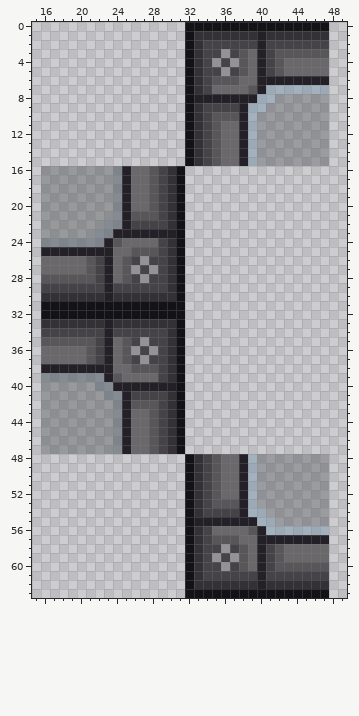
Edited in one commit: pixel-art sprite (Resources/Textures/Structures/Windows/plastitanium_window.rsi/ptwindow0.png). The first picture shows the starting point.
The file is 64x64 pixels. Colours within 5 levels of each other are drawn and written as one. Shown: x 15..49, y 0..63.
And afterwards:
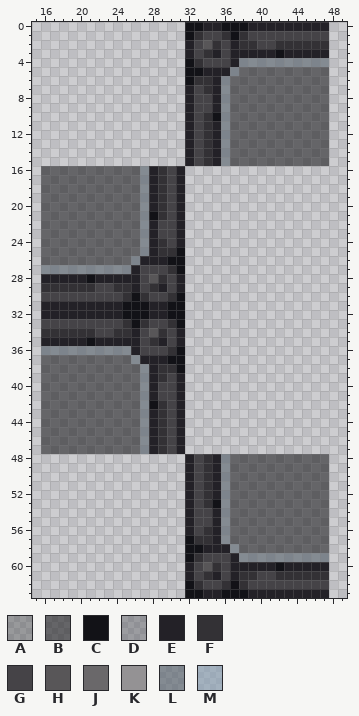
Palette (. is transparent): A #0e121247  B #0f10128c  C #121217  D #191d2447  E #232127  F #333135  G #454347  H #585658  J #6a686a  K #949294  L #414f5a85  M #7d97ae85
What changed:
Changed rows in their new state; - is an unchanged pixel.
first column x 16:
 0 ------------------EE---EEEEEEEEE
 1 ------------------GG-C-GGGGGGGGG
 2 ----------------EGHF-EFFG-FFFFFF
 3 ----------------EGFEGEEE-ECEEEEE
 4 -------------------G-ELLLLLLLLLL
 5 -----------------CEEELBBBBBBBBBB
 6 ------------------FELBBBBBBBBBBB
 7 ----------------EGFELBBBBBBBBBBB
 8 ----------------EGG-LBBBBBBBBBBB
 9 ----------------EG-ELBBBBBBBBBBB
10 ----------------EGFCLBBBBBBBBBBB
11 ----------------EGFELBBBBBBBBBBB
12 ----------------EGFELBBBBBBBBBBB
13 ----------------EGFELBBBBBBBBBBB
14 ----------------EGFELBBBBBBBBBBB
15 ----------------EGFELBBBBBBBBBBB
16 BBBBBBBBBBBLEFGE----------------
17 BBBBBBBBBBBLEFGE----------------
18 BBBBBBBBBBBLEFGE----------------
19 BBBBBBBBBBBLEFGE----------------
20 BBBBBBBBBBBLEFGE----------------
21 BBBBBBBBBBBLCFGE----------------
22 BBBBBBBBBBBLE-GE----------------
23 BBBBBBBBBBBL-GGE----------------
24 BBBBBBBBBBBLEFGE----------------
25 BBBBBBBBBBBLEF------------------
26 BBBBBBBBBBLEEEC-----------------
27 LLLLLLLLLLE-G-------------------
28 EEEEECE-EEEGHFGE----------------
29 FFFFFF-GFFE-FEGE----------------
30 GGGGGGGGG-C-GG------------------
31 EEEEEEEEE---EE------------------
32 EEEEEEEEE---EE------------------
33 GGGGGGGGG-C-GG------------------
34 FFFFFF-GFFE-HFGE----------------
35 EEEEECE-EEEGFEGE----------------
36 LLLLLLLLLLE-G-------------------
37 BBBBBBBBBBLEEEC-----------------
38 BBBBBBBBBBBLEF------------------
39 BBBBBBBBBBBLEFGE----------------
40 BBBBBBBBBBBL-GGE----------------
41 BBBBBBBBBBBLE-GE----------------
42 BBBBBBBBBBBLCFGE----------------
43 BBBBBBBBBBBLEFGE----------------
44 BBBBBBBBBBBLEFGE----------------
45 BBBBBBBBBBBLEFGE----------------
46 BBBBBBBBBBBLEFGE----------------
47 BBBBBBBBBBBLEFGE----------------
48 ----------------EGFELBBBBBBBBBBB
49 ----------------EGFELBBBBBBBBBBB
50 ----------------EGFELBBBBBBBBBBB
51 ----------------EGFELBBBBBBBBBBB
52 ----------------EGFELBBBBBBBBBBB
53 ----------------EGFCLBBBBBBBBBBB
54 ----------------EG-ELBBBBBBBBBBB
55 ----------------EGG-LBBBBBBBBBBB
56 ----------------EGFELBBBBBBBBBBB
57 ------------------FELBBBBBBBBBBB
58 -----------------CEEELBBBBBBBBBB
59 -------------------G-ELLLLLLLLLL
60 ----------------EGHFGEEE-ECEEEEE
61 ----------------EGFE-EFFG-FFFFFF
62 ------------------GG-C-GGGGGGGGG
63 ------------------EE---EEEEEEEEE
Where, in picture pixels (left, top, right, bottom), the same in both pictures:
changed: (41, 22, 329, 598)
